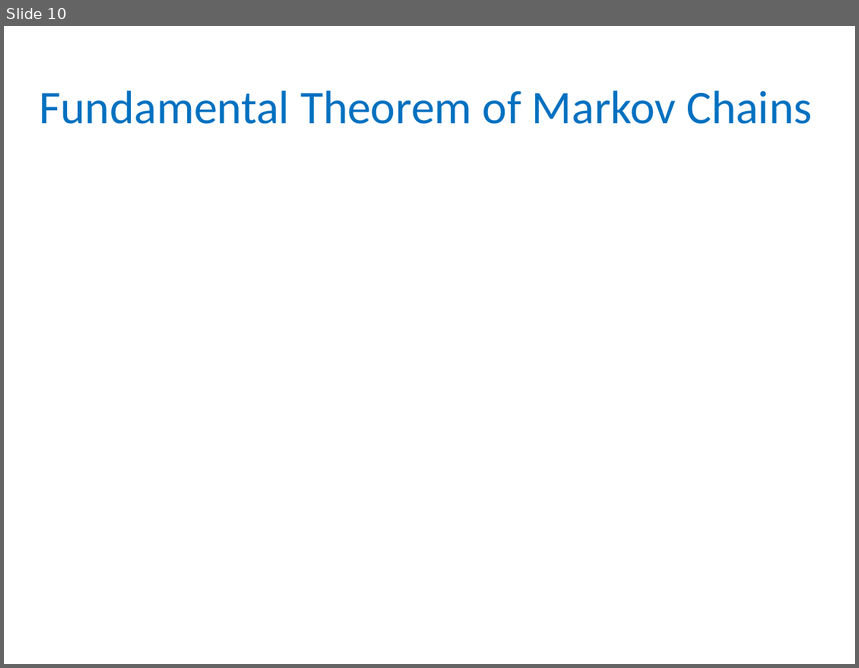
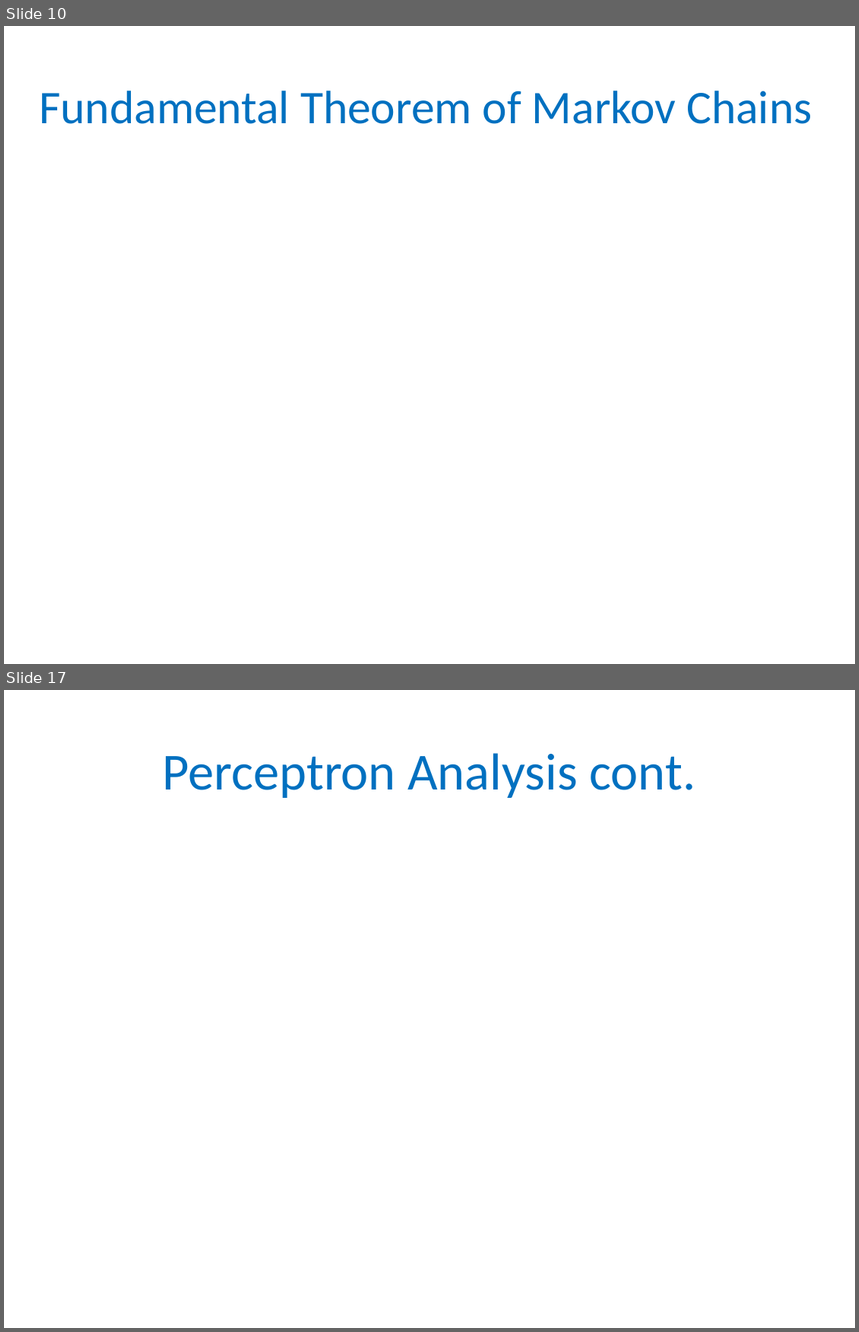
Before and after one commit to gyaroslavtsev/gyaroslavtsev.github.io, a slide deck: b609/lec06.pptx. Shown one above the other, each under a label of ours: slide 10 before the commit, slides 10 and 17 after it; the slides between them are not shown. The pictures are 859x668 and 859x1332 pixels, drawn with LibreOffice and Linux fonts; fonts in the diff are those of the drawing; grey boxes stand for pictures. Boxes give left, top, right and bottom in pixels: in the first picture for what was removed or moved away, otherwise in the second. Text is boxed around its words. In the diff, an @@ line names an element or a change of style, - is before the commit and + after.

```diff
--- a/b609/lec06.pptx
+++ b/b609/lec06.pptx
@@ slide 17 added at [4,690,855,1328], background #FFFFFF @@
@@ title added at [163,753,696,798], 44 pt, text #0070C0 @@
+Perceptron Analysis cont.
```
Also in this commit, not shown: 1 slide changed, 8 other slides added, 4 other files.
